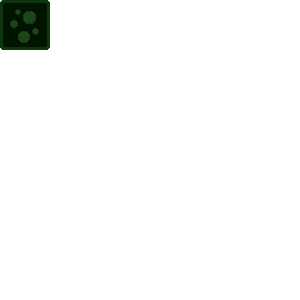
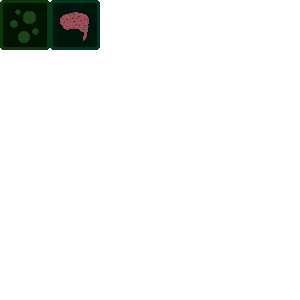
Layer changes from the first 300 × 300 image to the second:
added layer "overlay #1" above "overlay" over (62, 13, 88, 32)
painted on "overlay" over (60, 12, 89, 41)
painted on "Background" over (50, 0, 100, 50)
